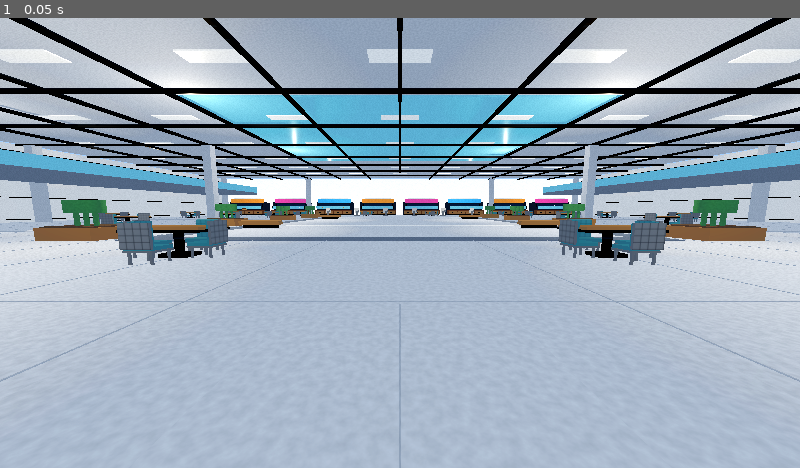
Above: before the commit, frame 1.
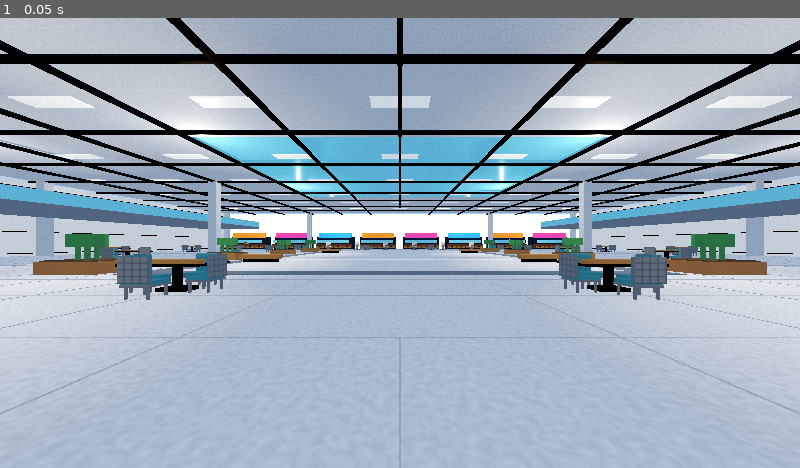
Above: after the commit, the same moment.

Repository: gggevego15-ui/How-to-MUKBANG
Game: Godot game, scene res://scenes/main.tscn
Two runs of this game, one before a commit and one after it. Both use one fixed random seed, a clock stepped at 60 frames per second and the inputs below.
Inputs:
- Up to frame 1 (0.05 s): no input

The runs differ from the first frame. In frame 1, 41% of the frame differs, in the area x 0-100%, y 0-89%.

Commit message:
Add first-person player legs and attach movement controller

Diff:
--- a/scripts/mall.gd
+++ b/scripts/mall.gd
@@ -427,9 +427,11 @@
 
 func _build_player_camera() -> void:
 	var rig := CharacterBody3D.new()
-	rig.name = "PlayerPreview"
+	rig.name = "Player"
 	rig.position = Vector3(0, 0.1, 36.0)
+	rig.set_script(load("res://scripts/player_controller.gd"))
 	add_child(rig)
+
 	var collision := CollisionShape3D.new()
 	var capsule := CapsuleShape3D.new()
 	capsule.radius = 0.34
@@ -437,18 +439,29 @@
 	collision.shape = capsule
 	collision.position.y = 0.88
 	rig.add_child(collision)
-	var body_mesh := MeshInstance3D.new()
-	var capsule_mesh := CapsuleMesh.new()
-	capsule_mesh.radius = 0.32
-	capsule_mesh.height = 1.65
-	body_mesh.mesh = capsule_mesh
-	body_mesh.position.y = 0.84
-	body_mesh.material_override = mats["sign_blue"]
-	rig.add_child(body_mesh)
+
+	# Visible first-person legs: they sit below the camera and appear when looking down.
+	for side in [-1, 1]:
+		var leg := MeshInstance3D.new()
+		leg.name = "PlayerLeg_%d" % side
+		var leg_mesh := BoxMesh.new()
+		leg_mesh.size = Vector3(0.19, 0.69, 0.25)
+		leg.mesh = leg_mesh
+		leg.position = Vector3(0.15 * side, 0.43, -0.035)
+		leg.material_override = mats["sign_blue"]
+		rig.add_child(leg)
+		var shoe := MeshInstance3D.new()
+		shoe.name = "PlayerShoe_%d" % side
+		var shoe_mesh := BoxMesh.new()
+		shoe_mesh.size = Vector3(0.2, 0.12, 0.34)
+		shoe.mesh = shoe_mesh
+		shoe.position = Vector3(0.15 * side, 0.09, -0.085)
+		shoe.material_override = mats["black"]
+		rig.add_child(shoe)
+
 	var camera := Camera3D.new()
 	camera.name = "PreviewCamera"
 	camera.position = Vector3(0, 1.62, 0)
-	camera.rotation_degrees = Vector3(-7, 0, 0)
 	camera.fov = 78.0
 	camera.current = true
 	rig.add_child(camera)
